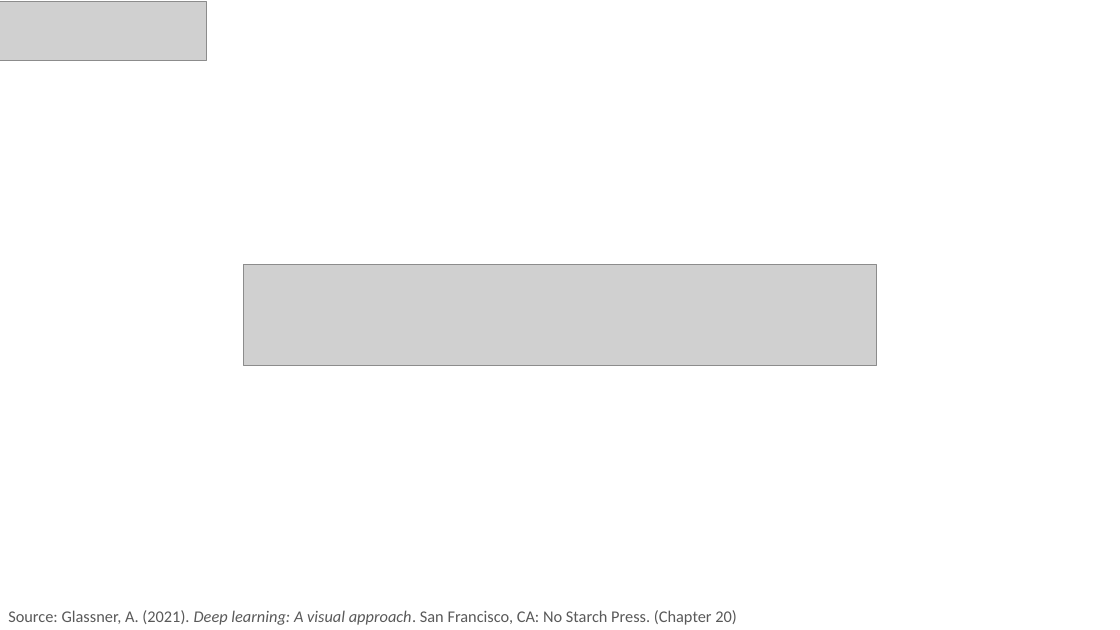
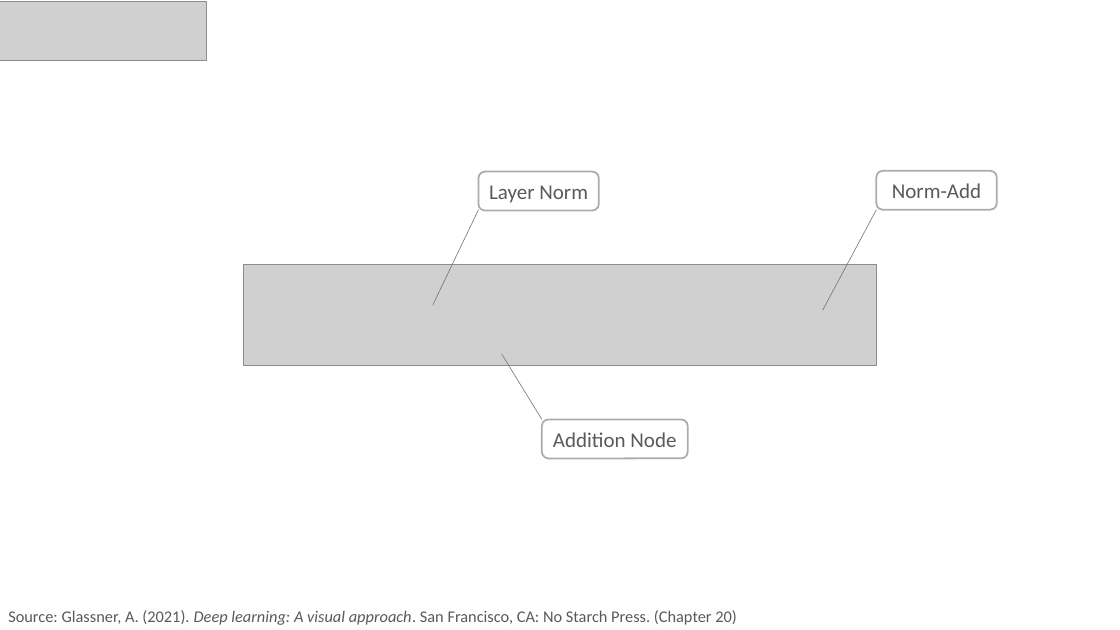
Before and after one commit to PracticumAI/transformers, a slide deck: slide 17 of presentations/01_transformers_intro.pptx (slide 10 before the commit). Drawn at 1120x630 pixels with LibreOffice and Linux fonts; fonts in the diff are those of the drawing; grey boxes stand for pictures. Boxes give left, top, right and bottom in pixels: in the first picture for what was removed or moved away, otherwise in the second. Text is boxed around its words. In the diff, an @@ line names an element or a change of style, - is before the commit and + after.

```diff
--- a/presentations/01_transformers_intro.pptx
+++ b/presentations/01_transformers_intro.pptx
@@ rounded rectangle added at [479, 171, 599, 210], outline #AFABAB 1.5 pt, 18 pt, text #595959 @@
+Layer Norm
@@ rounded rectangle added at [876, 171, 996, 209], outline #AFABAB 1.5 pt, 18 pt, text #595959 @@
+Norm-Add
@@ line added from (433, 305) to (479, 210), #767171 0.5 pt @@
@@ line added from (823, 310) to (876, 210), #767171 0.5 pt @@
@@ line added from (502, 354) to (542, 419), #767171 0.5 pt @@
@@ rounded rectangle added at [542, 419, 688, 458], outline #AFABAB 1.5 pt, 18 pt, text #595959 @@
+Addition Node
```
Also in this commit, not shown: 3 other slides changed, 7 slides added, 2 slides removed, 1 other file.
